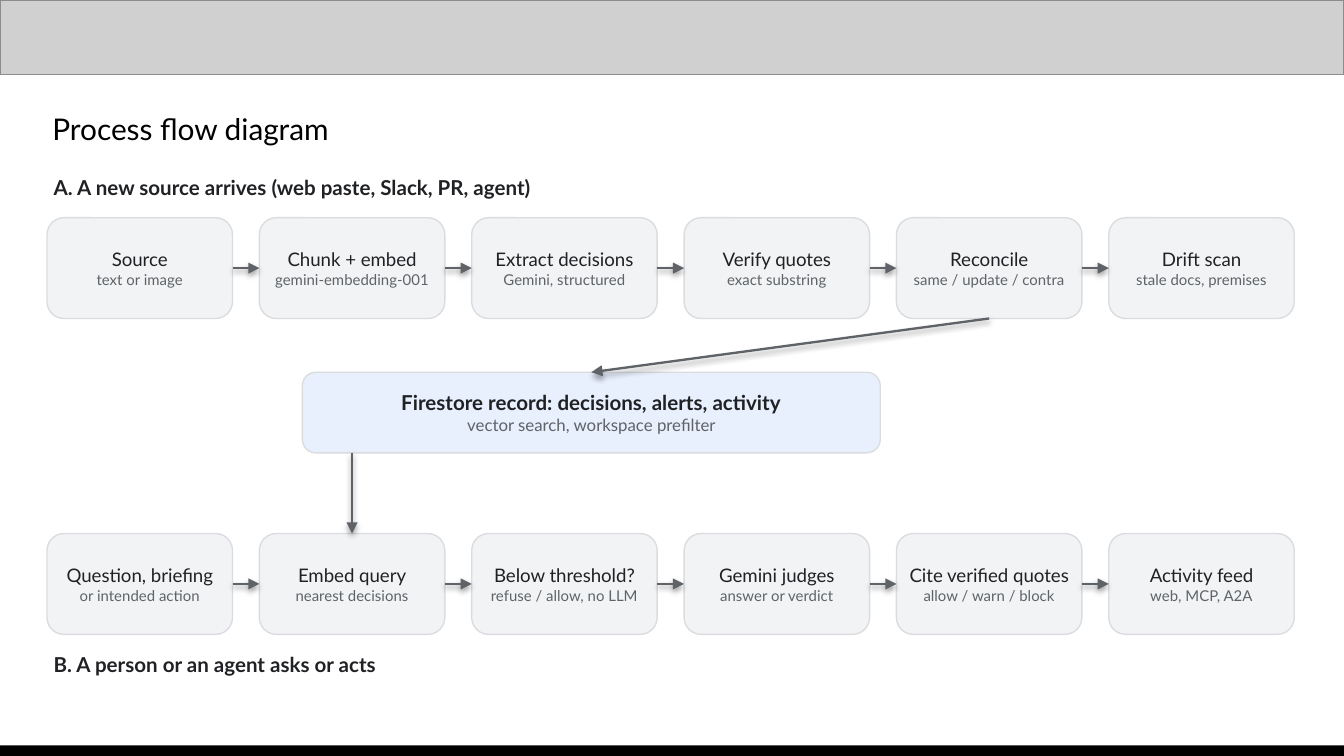
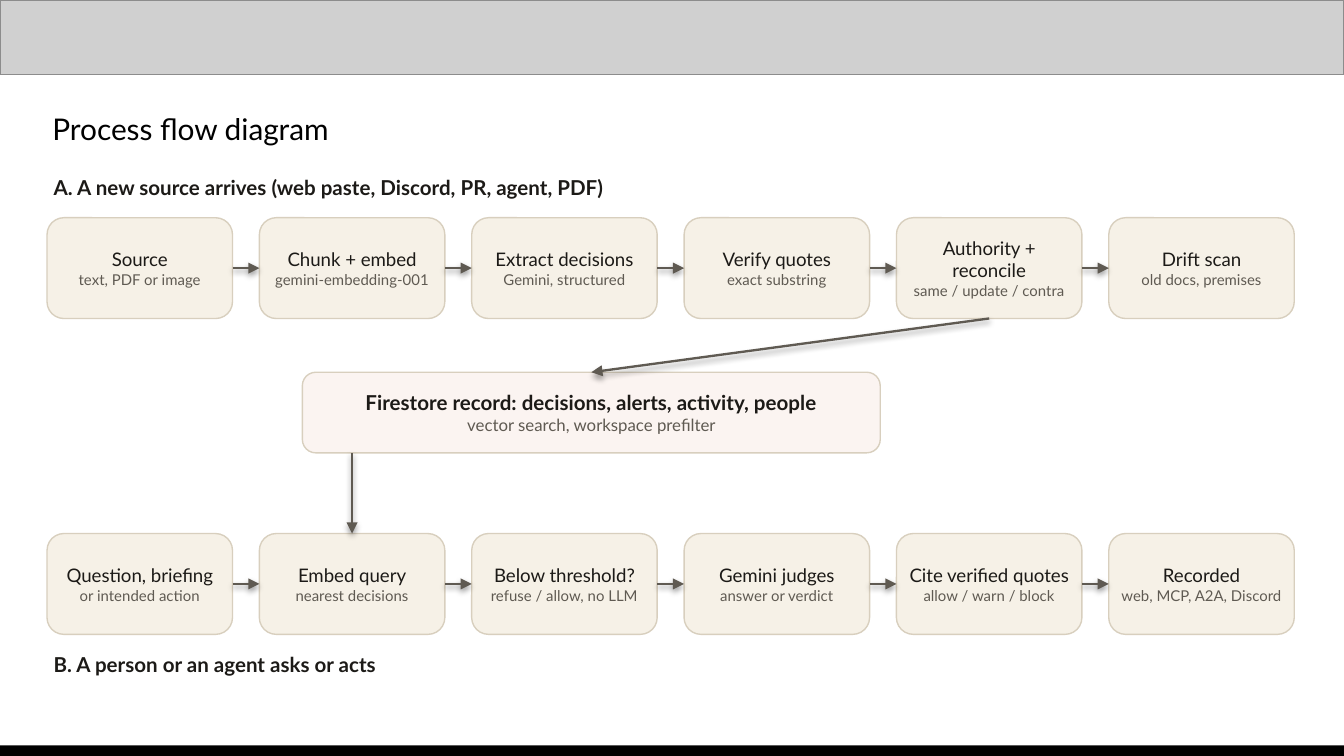
Before and after one commit to tejasnafde/canon, a slide deck: slide 5 of deck/canon-deck.pptx. Drawn at 1344x756 pixels with LibreOffice and Linux fonts; fonts in the diff are those of the drawing; grey boxes stand for pictures. Boxes give left, top, right and bottom in pixels: in the first picture for what was removed or moved away, otherwise in the second. Text is boxed around its words. In the diff, an @@ line names an element or a change of style, - is before the commit and + after.

```diff
--- a/deck/canon-deck.pptx
+++ b/deck/canon-deck.pptx
@@ text at bbox=[54, 179, 603, 199]: text changed; text colour #202124 to #1C1A17 @@
-A. A new source arrives (web paste, Slack, PR, agent)
+A. A new source arrives (web paste, Discord, PR, agent, PDF)
@@ rounded rectangle "Chunk + embed" at bbox=[259, 218, 445, 319]: text colour #202124 to #1C1A17 in "Chunk + embed"; text colour #5F6368 to #5F5A52 in "gemini-embedding-001"; fill #F1F3F4 to #F6F1E7; outline #DADCE0 0.75 pt to #D8CFBE 0.75 pt @@
@@ rounded rectangle "Extract decisions" at bbox=[472, 218, 657, 319]: text colour #202124 to #1C1A17 in "Extract decisions"; text colour #5F6368 to #5F5A52 in "Gemini, structured"; fill #F1F3F4 to #F6F1E7; outline #DADCE0 0.75 pt to #D8CFBE 0.75 pt @@
@@ rounded rectangle "Verify quotes" at bbox=[684, 218, 870, 319]: text colour #202124 to #1C1A17 in "Verify quotes"; text colour #5F6368 to #5F5A52 in "exact substring"; fill #F1F3F4 to #F6F1E7; outline #DADCE0 0.75 pt to #D8CFBE 0.75 pt @@
@@ arrow (233, 269) - (259, 269): stroke #5F6368 1.25 pt to #5F5A52 1.25 pt @@
@@ arrow (445, 269) - (472, 269): stroke #5F6368 1.25 pt to #5F5A52 1.25 pt @@
@@ arrow (657, 269) - (684, 269): stroke #5F6368 1.25 pt to #5F5A52 1.25 pt @@
@@ arrow (870, 269) - (896, 269): stroke #5F6368 1.25 pt to #5F5A52 1.25 pt @@
@@ text in rounded rectangle at bbox=[943, 241, 1025, 277]: text changed; text colour #202124 to #1C1A17 @@
-Reconcile
+Authority + reconcile
@@ arrow (1082, 269) - (1109, 269): stroke #5F6368 1.25 pt to #5F5A52 1.25 pt @@
@@ text in rounded rectangle at bbox=[79, 274, 201, 288]: text changed; text colour #5F6368 to #5F5A52 @@
-text or image
+text, PDF or image
@@ text in rounded rectangle at bbox=[914, 285, 1064, 299]: text colour #5F6368 to #5F5A52 in "same / update / contra" @@
@@ text in rounded rectangle at bbox=[1141, 274, 1261, 288]: text changed; text colour #5F6368 to #5F5A52 @@
-stale docs, premises
+old docs, premises
@@ arrow (989, 319) - (591, 372): stroke #5F6368 1.25 pt to #5F5A52 1.25 pt @@
@@ rounded rectangle "Firestore record: decisions, alerts, activity, ..." at bbox=[302, 372, 880, 453]: fill #E8F0FE to #FBF4F1; outline #DADCE0 0.75 pt to #D8CFBE 0.75 pt @@
@@ text in rounded rectangle at bbox=[365, 394, 816, 414]: text changed; text colour #202124 to #1C1A17 @@
-Firestore record: decisions, alerts, activity
+Firestore record: decisions, alerts, activity, people
@@ text in rounded rectangle at bbox=[467, 418, 716, 434]: text colour #5F6368 to #5F5A52 in "vector search, workspace prefilter" @@
@@ arrow (352, 453) - (352, 534): stroke #5F6368 1.25 pt to #5F5A52 1.25 pt @@
@@ rounded rectangle "Question, briefing" at bbox=[47, 534, 233, 634]: text colour #202124 to #1C1A17 in "Question, briefing"; text colour #5F6368 to #5F5A52 in "or intended action"; fill #F1F3F4 to #F6F1E7; outline #DADCE0 0.75 pt to #D8CFBE 0.75 pt @@
@@ rounded rectangle "Embed query" at bbox=[259, 534, 445, 634]: text colour #202124 to #1C1A17 in "Embed query"; text colour #5F6368 to #5F5A52 in "nearest decisions"; fill #F1F3F4 to #F6F1E7; outline #DADCE0 0.75 pt to #D8CFBE 0.75 pt @@
@@ rounded rectangle "Below threshold?" at bbox=[472, 534, 657, 634]: text colour #202124 to #1C1A17 in "Below threshold?"; text colour #5F6368 to #5F5A52 in "refuse / allow, no LLM"; fill #F1F3F4 to #F6F1E7; outline #DADCE0 0.75 pt to #D8CFBE 0.75 pt @@
@@ rounded rectangle "Gemini judges" at bbox=[684, 534, 870, 634]: text colour #202124 to #1C1A17 in "Gemini judges"; text colour #5F6368 to #5F5A52 in "answer or verdict"; fill #F1F3F4 to #F6F1E7; outline #DADCE0 0.75 pt to #D8CFBE 0.75 pt @@
@@ rounded rectangle "Cite verified quotes" at bbox=[896, 534, 1082, 634]: text colour #202124 to #1C1A17 in "Cite verified quotes"; text colour #5F6368 to #5F5A52 in "allow / warn / block"; fill #F1F3F4 to #F6F1E7; outline #DADCE0 0.75 pt to #D8CFBE 0.75 pt @@
@@ fill #F1F3F4 to #F6F1E7; outline #DADCE0 0.75 pt to #D8CFBE 0.75 pt in 4 elements at bbox=[47, 218, 233, 319], bbox=[896, 218, 1082, 319], bbox=[1109, 218, 1294, 319], bbox=[1109, 534, 1294, 634] @@
@@ text in rounded rectangle at bbox=[1121, 568, 1281, 603]: text changed; size 10 to 8 pt; text colour #202124 to #5F5A52 @@
-Activity feed
-web, MCP, A2A
+Recorded
+web, MCP, A2A, Discord
@@ arrow (233, 583) - (259, 583): stroke #5F6368 1.25 pt to #5F5A52 1.25 pt @@
@@ arrow (445, 583) - (472, 583): stroke #5F6368 1.25 pt to #5F5A52 1.25 pt @@
@@ arrow (657, 583) - (684, 583): stroke #5F6368 1.25 pt to #5F5A52 1.25 pt @@
@@ arrow (870, 583) - (896, 583): stroke #5F6368 1.25 pt to #5F5A52 1.25 pt @@
@@ arrow (1082, 583) - (1109, 583): stroke #5F6368 1.25 pt to #5F5A52 1.25 pt @@
```
Also in this commit, not shown: 12 other slides changed, 2 other files.
